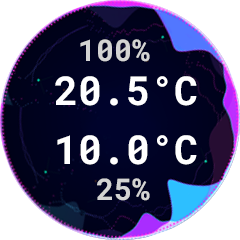
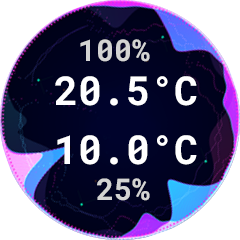
Before/after of a 240 × 240 layered artwork. What changed in the layer stack:
removed layer "Calque 5" from group "Groupe 2" over [left=0, top=102, right=103, bottom=235]
hid "Calque 2" over [left=4, top=7, right=236, bottom=237]
